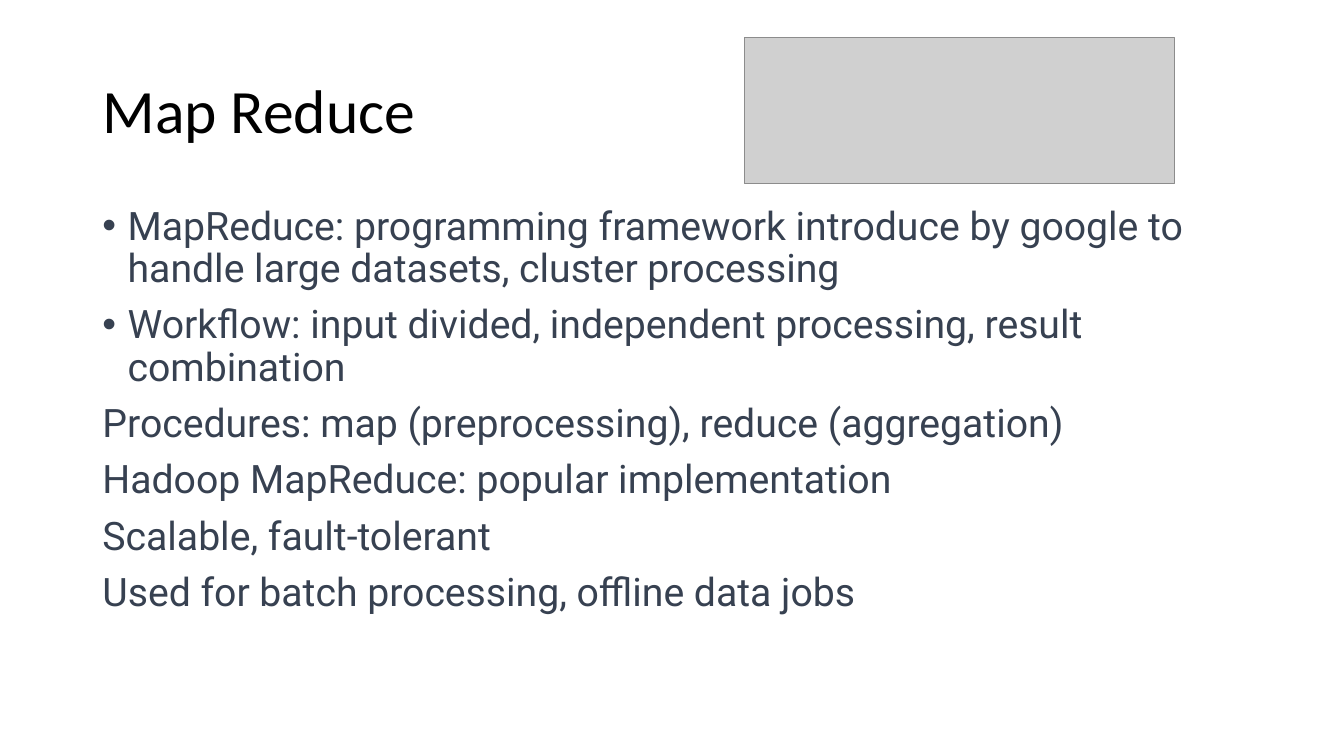
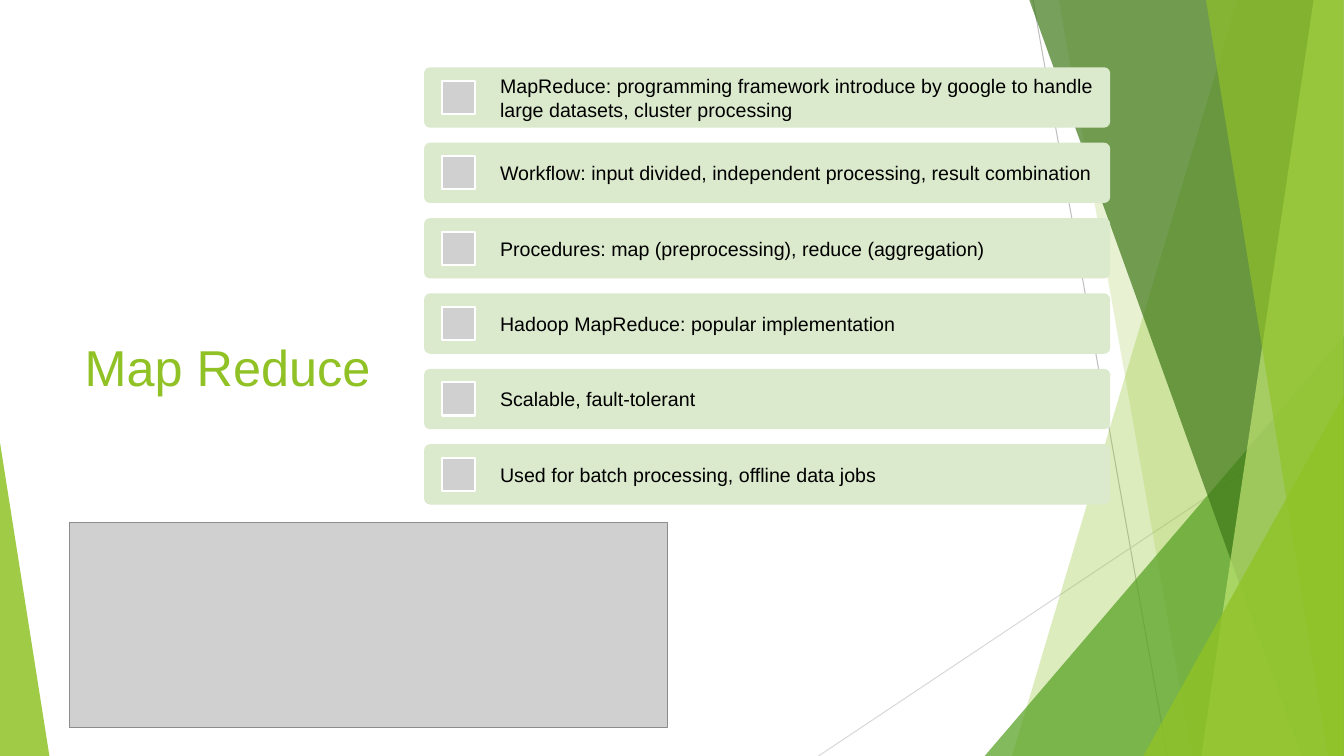
Before and after one commit to nhatthuan97/Qualifying_Final, a slide deck: slide 7 of Presentation.pptx. Drawn at 1344x756 pixels with LibreOffice and Linux fonts; fonts in the diff are those of the drawing; grey boxes stand for pictures. Boxes give left, top, right and bottom in pixels: in the first picture for what was removed or moved away, otherwise in the second. Text is boxed around its words. In the diff, an @@ line names an element or a change of style, - is before the commit and + after.

```diff
--- a/Presentation.pptx
+++ b/Presentation.pptx
@@ title "Map Reduce": place and size @@
-title "Map Reduce" at bbox=[102, 90, 415, 143]
+title "Map Reduce" at bbox=[85, 349, 371, 396]
@@ title "Map Reduce" at bbox=[85, 349, 371, 396]: size 44 to 36 pt, font Calibri to Arial, text colour #000000 to #90C226; line spacing 0.9 to 1 @@
@@ text removed at bbox=[102, 210, 1183, 615] @@
-• MapReduce: programming framework introduce by google to handle large datasets, cluster processing
-• Workflow: input divided, independent processing, result combination
-Procedures: map (preprocessing), reduce (aggregation)
-Hadoop MapReduce: popular implementation
-Scalable, fault-tolerant
-Used for batch processing, offline data jobs
@@ group added at bbox=[0, 0, 1344, 756]: 5 freeform shapes, 3 triangles, 2 lines @@
@@ group added at bbox=[424, 68, 1111, 505]: 6 rounded rectangles, 6 pictures, 6 texts @@
+MapReduce: programming framework introduce by google to handle large datasets, cluster processing
+Workflow: input divided, independent processing, result combination
+Procedures: map (preprocessing), reduce (aggregation)
+Hadoop MapReduce: popular implementation
+Scalable, fault-tolerant
+Used for batch processing, offline data jobs
@@ picture: place and size @@
-picture at bbox=[744, 37, 1174, 185]
+picture at bbox=[70, 523, 667, 728]
```
Also in this commit, not shown: 42 other slides changed, 1 slide added.
